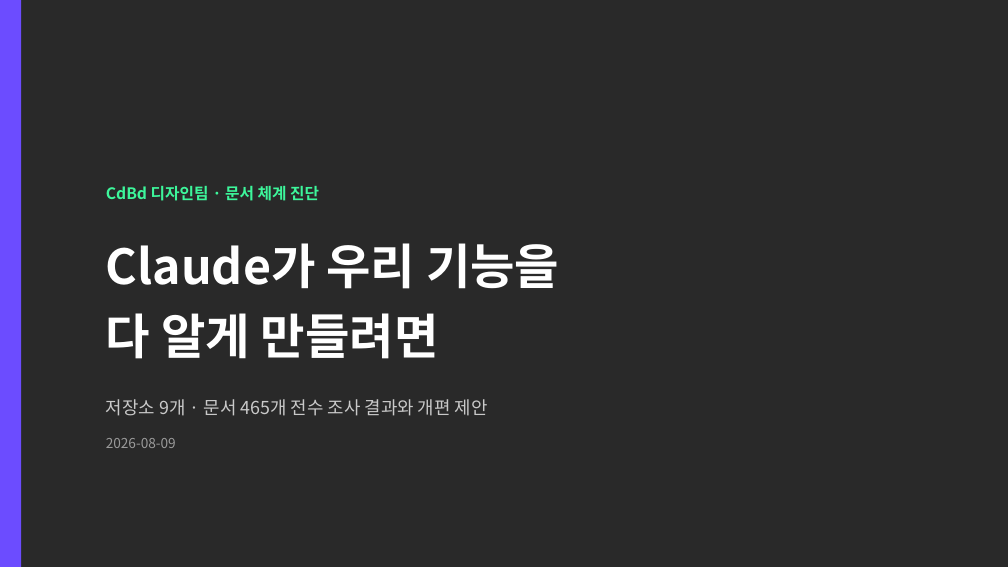
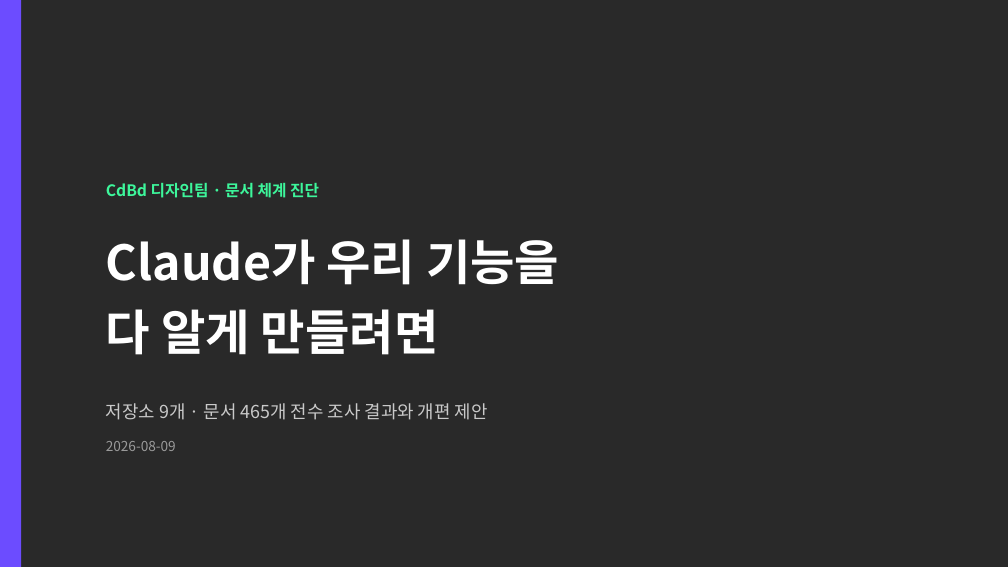
Before and after one commit to CdBd-in/design, a slide deck: slide 1 of CdBd 문서 체계 진단 및 개편 제안.pptx. Drawn at 1008x567 pixels with LibreOffice and Linux fonts; fonts in the diff are those of the drawing. Boxes give left, top, right and bottom in pixels: in the first picture for what was removed or moved away, otherwise in the second. Text is boxed around its words. In the diff, an @@ line names an element or a change of style, - is before the commit and + after.

```diff
--- a/CdBd 문서 체계 진단 및 개편 제안.pptx
+++ b/CdBd 문서 체계 진단 및 개편 제안.pptx
@@ text "Claude가 우리 기능을": place and size @@
-text "Claude가 우리 기능을" at [106,243,559,359]
+text "Claude가 우리 기능을" at [106,239,559,355]
@@ text "저장소 9개 · 문서 465개 ...": place and size @@
-text "저장소 9개 · 문서 465개 ..." at [106,399,488,448]
+text "저장소 9개 · 문서 465개 ..." at [106,403,488,451]
```
Also in this commit, not shown: 13 other slides changed, 5 slides added, 2 slides removed.
